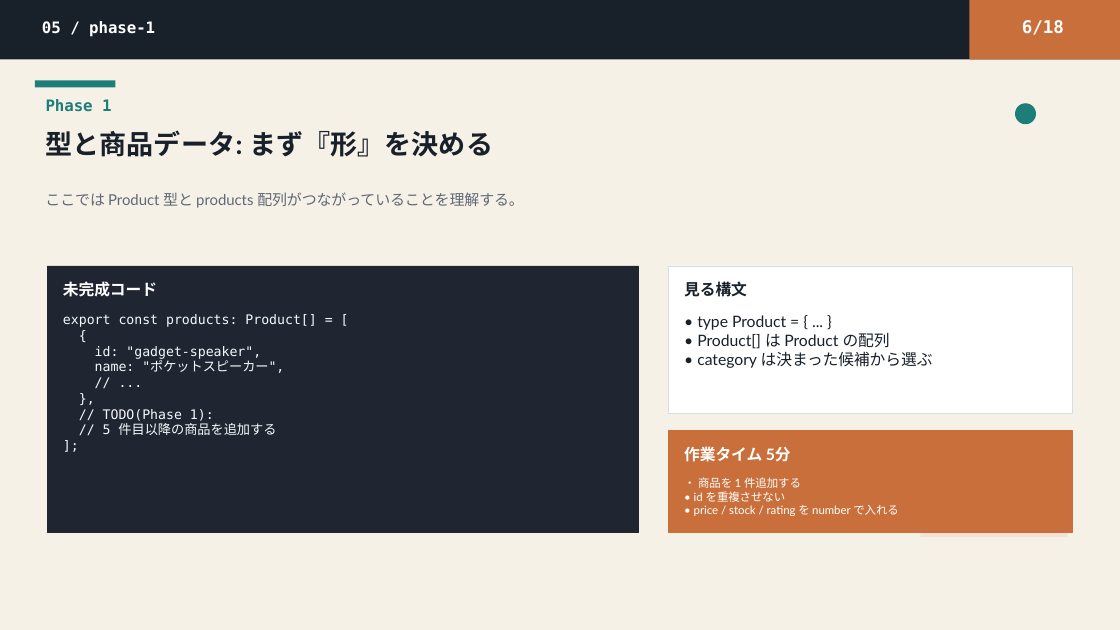
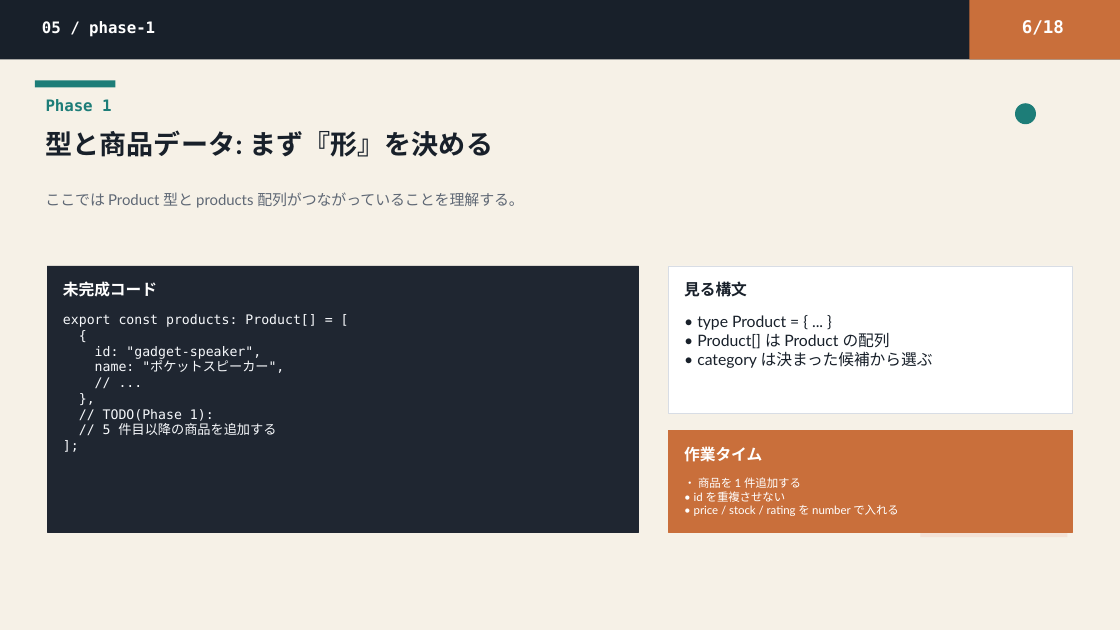
Before and after one commit to Kyutech-Code-Lab/KCLhackEC-2026, a slide deck: slide 4 of materials/2026/slides/kcl-frontend-2026-handson-ans.pptx (slide 6 before the commit). Drawn at 1120x630 pixels with LibreOffice and Linux fonts; fonts in the diff are those of the drawing. Boxes give left, top, right and bottom in pixels: in the first picture for what was removed or moved away, otherwise in the second. Text is boxed around its words. In the diff, an @@ line names an element or a change of style, - is before the commit and + after.

```diff
--- a/materials/2026/slides/kcl-frontend-2026-handson-ans.pptx
+++ b/materials/2026/slides/kcl-frontend-2026-handson-ans.pptx
@@ text at <box>684,446,762,462</box>: text changed @@
-作業タイム 5分
+作業タイム
```
Also in this commit, not shown: 4 other slides changed, 3 slides removed, 7 other files.
